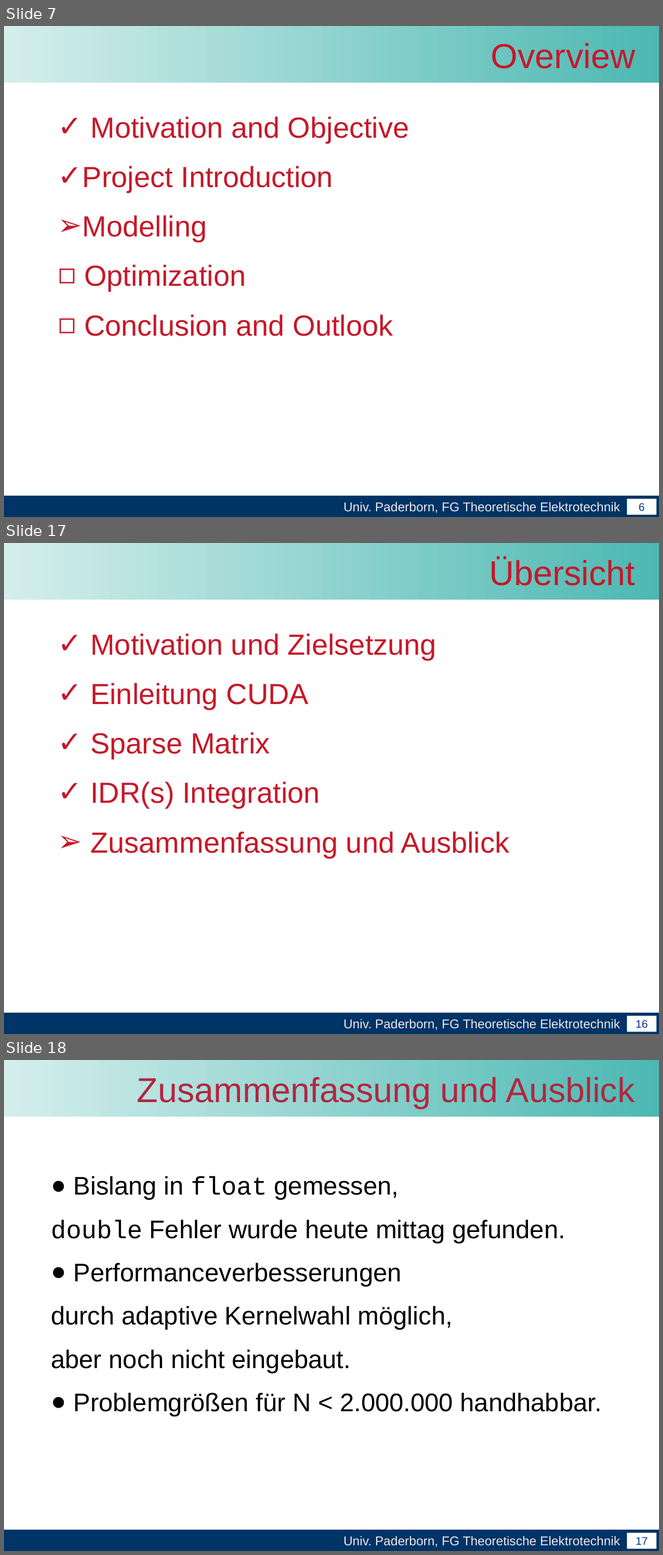
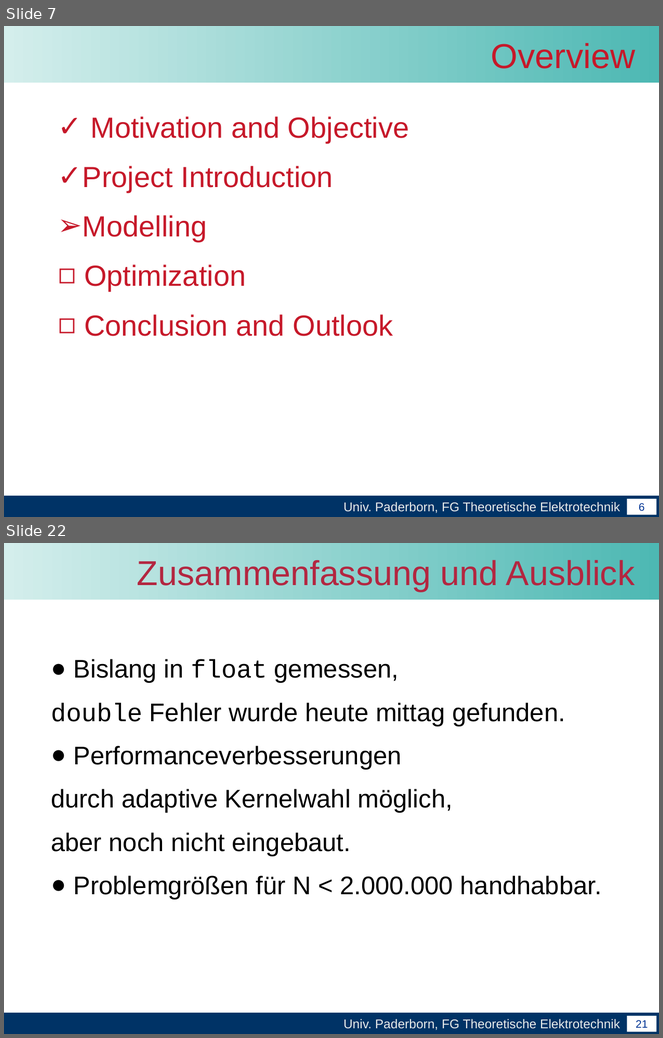
Before and after one commit to leonard117/arbeittet, a slide deck: Master_arbeit/word/Abschlussvortrag der Masterarbeit.pptx. Shown one above the other, each under a label of ours: slides 7, 17 and 18 before the commit, slides 7 and 22 after it; the slides between them are not shown. The pictures are 663x1555 and 663x1038 pixels, drawn with LibreOffice and Linux fonts; fonts in the diff are those of the drawing; background and template pictures are left out. Boxes give left, top, right and bottom in pixels: in the first picture for what was removed or moved away, otherwise in the second. Text is boxed around its words. In the diff, an @@ line names an element or a change of style, - is before the commit and + after.

```diff
--- a/Master_arbeit/word/Abschlussvortrag der Masterarbeit.pptx
+++ b/Master_arbeit/word/Abschlussvortrag der Masterarbeit.pptx
@@ slide 17 removed at [4,543,659,1034], background #FFFFFF; not listed: 4 template elements that a slide beside it also shows @@
@@ title removed at [489,558,635,586] @@
-Übersicht
@@ text removed at [90,633,510,858] @@
-✓ Motivation und Zielsetzung
-✓ Einleitung CUDA
-✓ Sparse Matrix
-✓ IDR(s) Integration
-➢ Zusammenfassung und Ausblick
@@ what was slide 18 is now slide 22 @@
@@ page number at [636,1020,648,1028]: text changed @@
-17
+21
```
Also in this commit, not shown: 3 slides changed, 14 slides added, 13 other slides removed.
